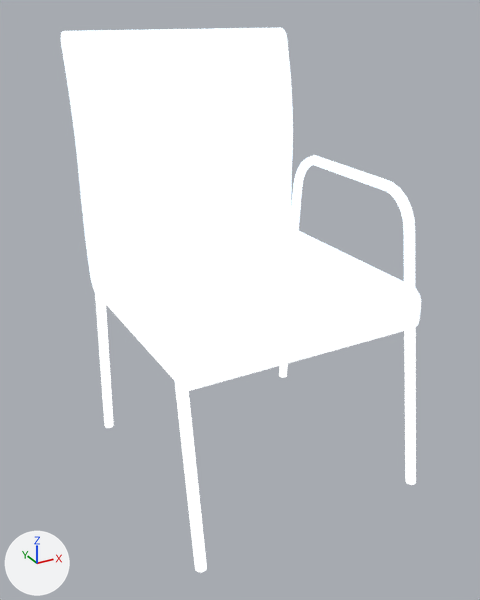
A saved change to the glTF model packages/client/public/props/hp_chair.glb.
One viewpoint serves both versions: a 50 mm camera at (-0.705, -1.27, 1.046) aimed at (-0.021, -0.027, 0.424). The lights are fixed; the arrows at lower left show +X, +Y and +Z. The older version comes first. Where no turn or scale is listed for an object, it has been applied to the vertices.

Before the edit, the objects in view are built like this:
```python
mat_chairs_tables_1 = bpy.data.materials.new('Chairs_tables_1')
mat_chairs_tables_1.use_nodes = True; mat_chairs_tables_1.node_tree.nodes.clear()
_N = mat_chairs_tables_1.node_tree.nodes; _L = mat_chairs_tables_1.node_tree.links
n0 = _N.new('ShaderNodeBsdfPrincipled'); n0.name = 'Principled BSDF'
n0.inputs[2].default_value = 0.8  # 'Roughness'
n0.inputs[28].default_value = 1.0  # 'Emission Strength'
n1 = _N.new('ShaderNodeOutputMaterial'); n1.name = 'Material Output'
n2 = _N.new('ShaderNodeVertexColor'); n2.name = 'Color Attribute'
_L.new(n0.outputs[0], n1.inputs[0])  # 'BSDF' to 'Surface'
_L.new(n2.outputs[0], n0.inputs[0])  # 'Color' to 'Base Color'
me_chair = bpy.data.meshes.new('Chair')
me_chair.from_pydata(...)  # 670 vertices, 1324 faces; spans x -0.292..0.292, y -0.345..0.345, z -0.5..0.5
me_chair.materials.append(mat_chairs_tables_1)
ob_chair = bpy.data.objects.new('Chair', me_chair)
ob_chair.location = (0.0, 0.0, 0.5)
```
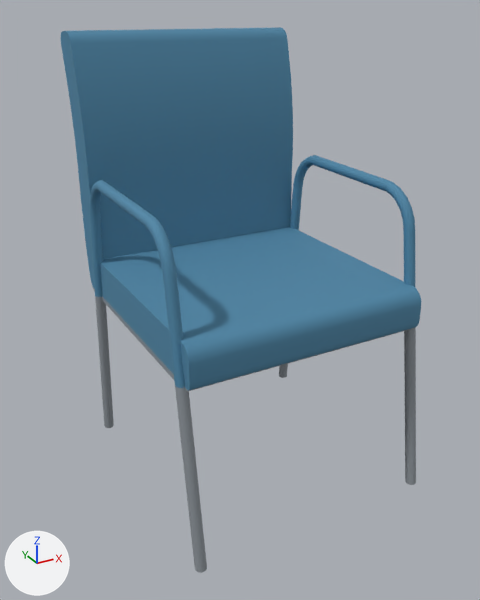
Edits to the bpy script that builds the scene:
```text
Change mat_chairs_tables_1:
    where n0 = _N.new('ShaderNodeBsdfPrincipled'); n0.name = 'Principled BSDF'
    remove n0.inputs[28].default_value = 1.0  # 'Emission Strength'
```

Location of each change, (x1, y1, x2, y2) in pixels of the pictures (480 x 600 px):
'Chair', surface changed (white to blue): (61, 27, 421, 573) in both
